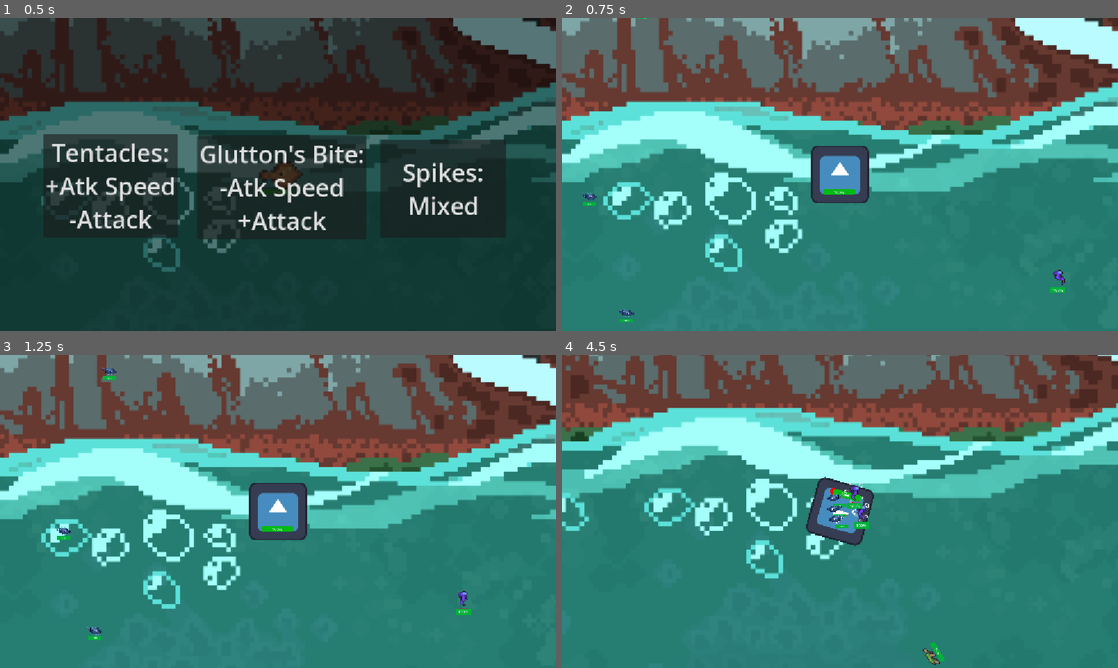
Above: before the commit, frames 1-4 (two rows, left to right).
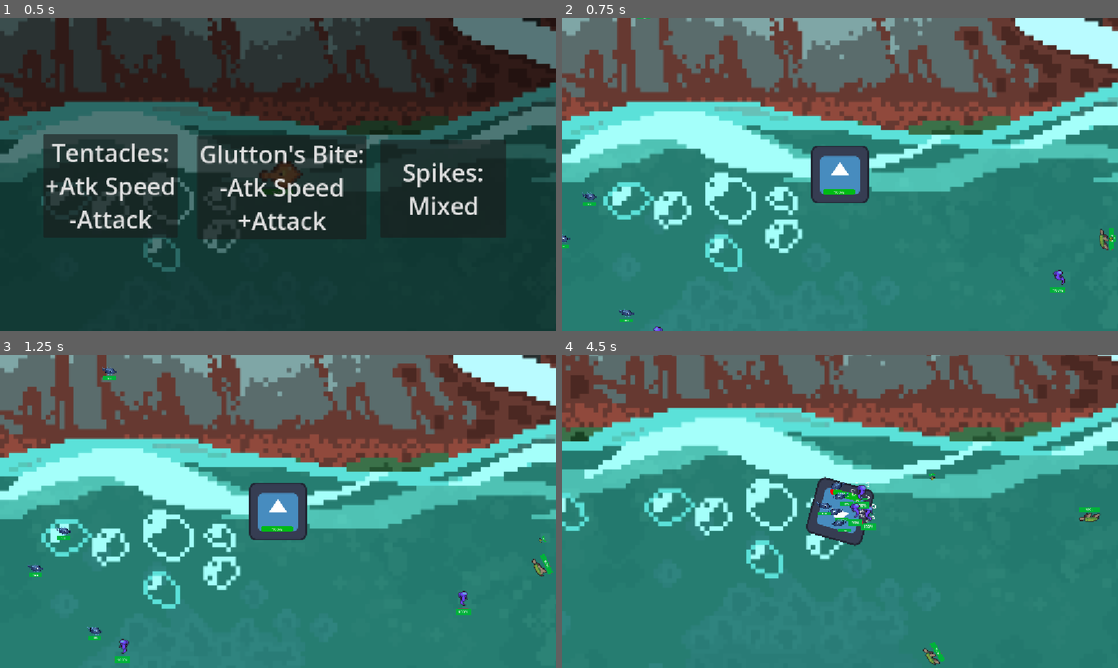
Above: after the commit, the same moments.

Repository: GavinWu42711/Campfire
Game: Godot game, scene res://Scenes/level_1.tscn
Same seed, same stepped clock (60 frames per second), same inputs: the game is played once before the commit and once after it. The engine's default icon, where the game draws it, is replaced by a stand-in: a white triangle on a blue panel in a dark square.
Inputs (mouse positions are in pixels of both pictures, inside the frame that each line leads up to):
- Up to frame 1 (0.5 s): no input
- Up to frame 2 (0.75 s): tap Enter at 0.5 s; move the mouse to (962, 158) at 0.52 s; click (962, 158) at 0.6 s
- Up to frame 3 (1.25 s): no input
- Up to frame 4 (4.5 s): move the mouse to (728, 527) at 1.27 s; right-click (728, 527) at 1.35 s; move the mouse to (895, 442) at 2.02 s; click (895, 442) at 2.1 s; move the mouse to (812, 574) at 2.77 s; right-click (812, 574) at 2.85 s; move the mouse to (1006, 558) at 3.52 s; click (1006, 558) at 3.6 s; move the mouse to (673, 464) at 4.27 s; right-click (673, 464) at 4.35 s

Frame 1 is identical in both runs. In frame 2, 0.2% of the frame differs, in the area x 0-100%, y 67-100%; in frame 3, 0.3%; in frame 4, 1.0%, in the area x 45-97%, y 37-57%.

Commit message:
bug fix
bug fix

Diff:
--- a/campfire/Scripts/enemy_spawner.gd
+++ b/campfire/Scripts/enemy_spawner.gd
@@ -137,20 +137,20 @@
 
 #Spawns 10 random enemies from depth 1 list
 func spawn_depth_1_wave() -> void:
-	for i in range(10):
+	for i in range(15):
 		spawn_enemy(depth_1_enemy.pick_random(), 1)
 
 #Spawns 10 random enemies from depth 2 list
 func spawn_depth_2_wave() -> void:
-	for i in range(10):
+	for i in range(15):
 		spawn_enemy(depth_2_enemy.pick_random(), 2)
 
 #Spawns 10 random enemies from depth 3 list
 func spawn_depth_3_wave() -> void:
-	for i in range(10):
+	for i in range(15):
 		spawn_enemy(depth_3_enemy.pick_random(), 3)
 
 #Spawns 10 random enemies from depth 4 list
 func spawn_depth_4_wave() -> void:
-	for i in range(10):
+	for i in range(15):
 		spawn_enemy(depth_4_enemy.pick_random(), 4)
--- a/campfire/Scripts/player.gd
+++ b/campfire/Scripts/player.gd
@@ -77,7 +77,6 @@
 	vulnerable = true
 
 func _physics_process(delta: float) -> void:
-
 	if Input.is_action_pressed("move"):
 		click_pos = get_global_mouse_position()
 		is_dashing = false
--- a/campfire/Scripts/scene_handler.gd
+++ b/campfire/Scripts/scene_handler.gd
@@ -19,6 +19,7 @@
 var level_1_loaded = false
 var level_2_loaded = false
 var level_3_loaded = false
+var level_4_loaded = false
 
 
 enum LEVEL {MENU, LEVEL_1, LEVEL_2, LEVEL_3, LEVEL_4, RESTART}
@@ -38,7 +39,6 @@
 # Called every frame. 'delta' is the elapsed time since the previous frame.
 func _process(delta: float) -> void:
 	check_goals()
-	print(level_1_enemies_killed)
 
 func reset_clear_cons() -> void:
 	level_1_enemies_killed = 0
Not shown: 2 places in campfire/Scenes/level_4.tscn that only renumber resources
